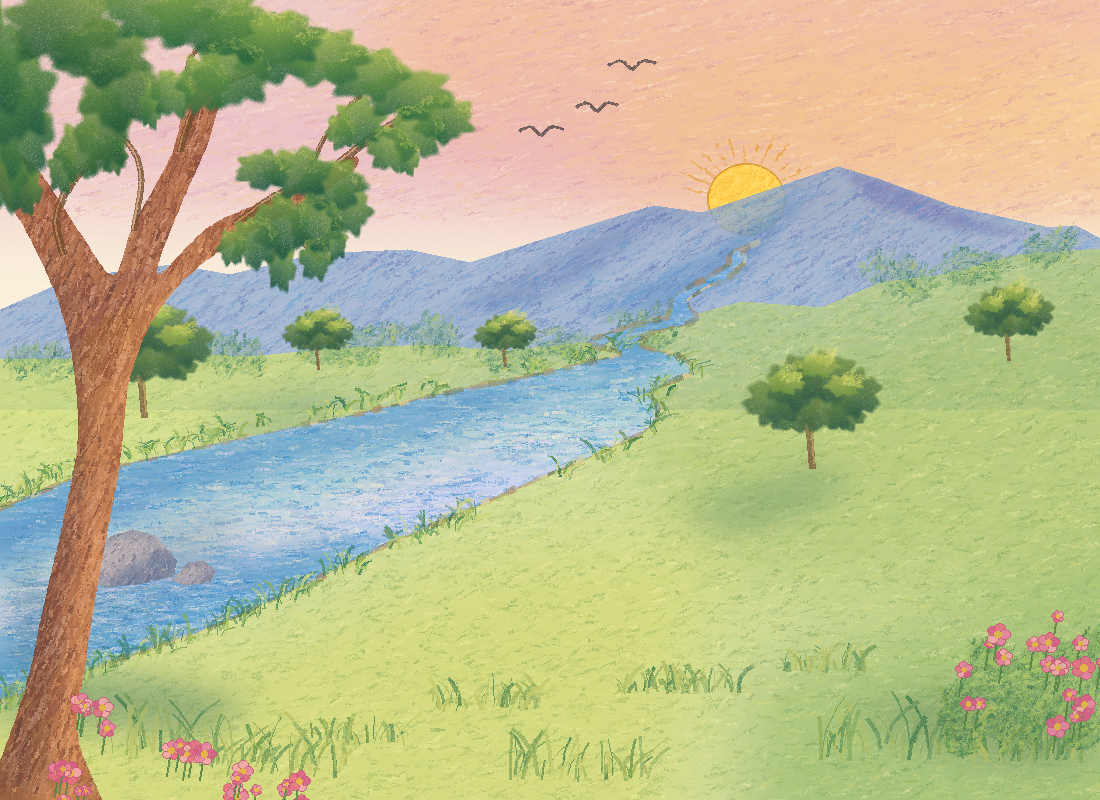
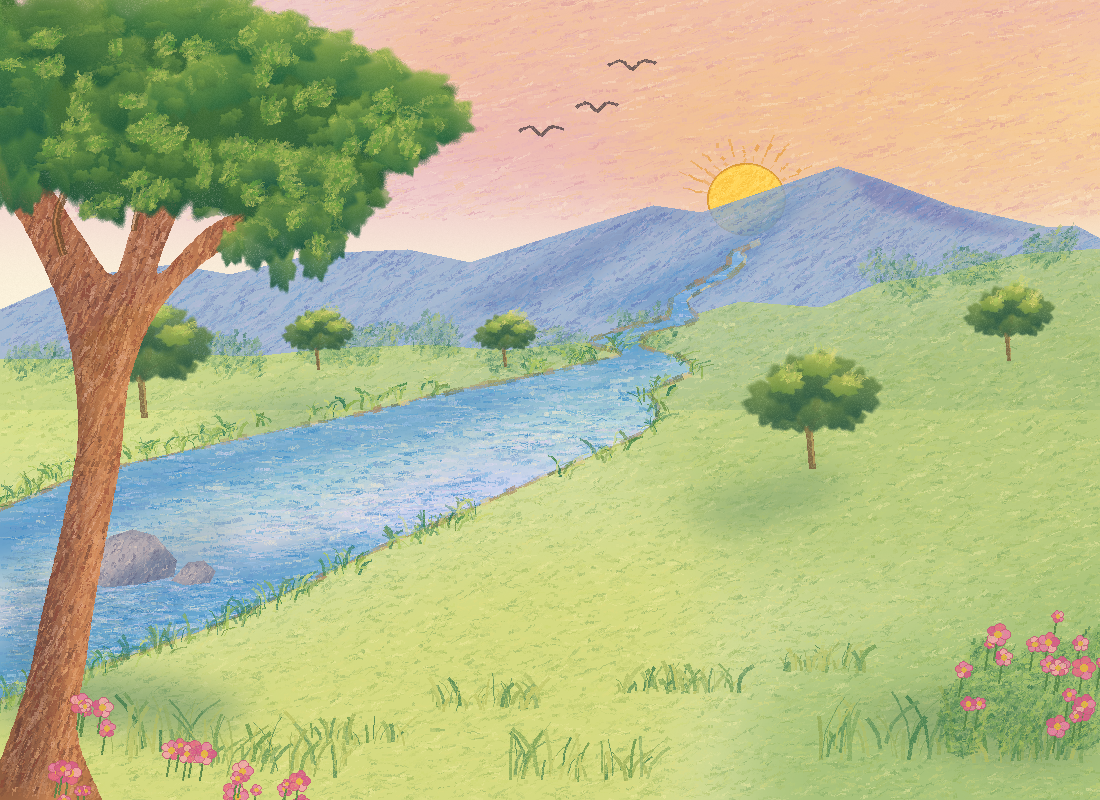
Layered file, before and after one edit (1100px x 800px). Changes by layer:
painted on "Yellow-green leaf marks" over (x1=0, y1=0, x2=468, y2=265)
painted on "Canopy shadow marks" over (x1=0, y1=0, x2=468, y2=265)
